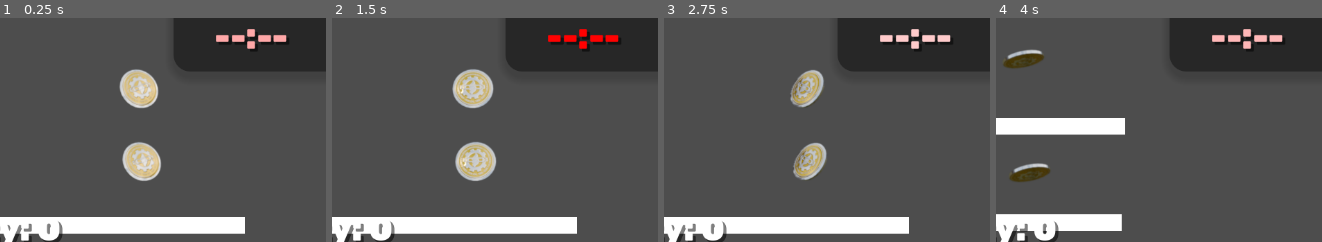
Above: before the commit, frames 1-4 (left to right).
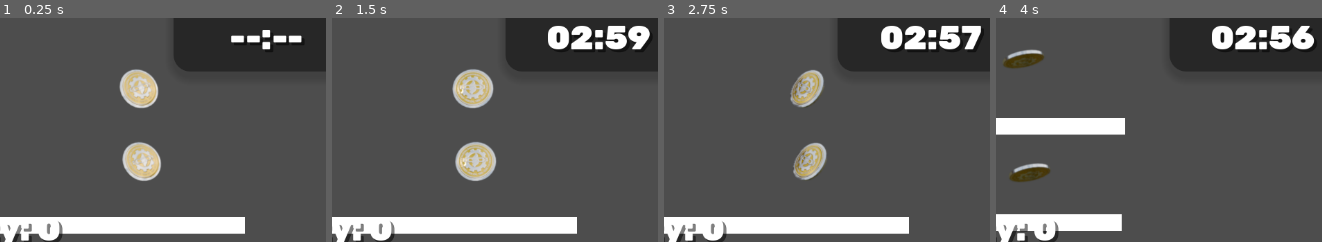
Above: after the commit, the same moments.

Repository: Moderrek/project-ricochet
Game: Godot game, scene res://scenes/levels/level_test.tscn
The game is run twice, just before and just after one commit, with the same random seed, the same clock (stepped at 60 frames per second) and the same inputs. This scene is started directly instead of the project's main scene. Sound files missing from this copy of the repository are replaced by a short silence.
Inputs (mouse positions are % of the whole screen's width and height, from its top left):
- Up to frame 1 (0.25 s): no input
- Up to frame 2 (1.5 s): tap Enter (ui_accept) at 0.5, 0.77 s; move the mouse to (55, 70) at 0.52 s; click (55, 70) at 0.67 s; drag from (98, 65) to (42, 19) at 1.27 s
- Up to frame 3 (2.75 s): move the mouse to (24, 35) at 2.02 s; click (24, 35) at 2.17 s
- Up to frame 4 (4 s): drag from (67, 50) to (42, 35) at 2.77 s; move the mouse to (43, 25) at 3.52 s; click (43, 25) at 3.67 s; tap Enter (ui_accept) at 3.77 s
The pictures show only the part of the screen within x 20-70%, y 3-53%; the shares and areas given below are measured in that part.

The runs differ from the first frame. In frame 1, 1.1% of the frame differs, in the area x 66-93%, y 4-15%; in frame 2, 2.6%; in frame 3, 2.5%; in frame 4, 2.6%, in the area x 66-98%, y 3-15%.

Commit message:
feat(game_manager, hud): enhance time tracking and UI updates with remaining time display

Diff:
--- a/autoloads/game_manager.gd
+++ b/autoloads/game_manager.gd
@@ -1,7 +1,7 @@
 extends Node
 
 signal time_out
-signal time_ticked(current_seconds: int)
+signal time_ticked(current_seconds: int, remaining_seconds: int)
 signal coins_changed(total_coins_collected: int)
 signal boost_changed(current_boost_level: float)
 @warning_ignore("unused_signal") # signal is used in player and camera, but not emitted in GameManager itself
@@ -27,9 +27,6 @@
 
 var _last_tick_seconds: int = -1
 
-func _ready() -> void:
-	_apply_responsive_scaling()
-
 func _process(delta) -> void:
 	if is_game_running:
 		_process_game(delta)
@@ -46,21 +43,11 @@
 
 	return player_scene.instantiate()
 
-func _apply_responsive_scaling() -> void:
-	var current_window_size = get_window().size
-	var is_mobile = OS.has_feature("mobile") or OS.has_feature("web_ios") or OS.has_feature("web_android")
-	var is_high_res = current_window_size.x >= 1920 or current_window_size.y >= 1080
-	if is_mobile or is_high_res:
-		var scale_factor = min(current_window_size.x / 1920.0, current_window_size.y / 1080.0)
-		get_window().content_scale_factor = scale_factor
-		print("Applied responsive scaling with factor: ", scale_factor)
-
-
 func start_game() -> void:
 	print("Starting game...")
 	_init_run_state()
 	current_level_index = 0
-	time_ticked.emit(int(timer_seconds))
+	time_ticked.emit(int(timer_seconds), int(get_remaining_time()))
 
 	var first_level = get_current_level_data()
 	if first_level:
@@ -110,7 +97,10 @@
 	boost_changed.emit(current_boost_level)
 
 func get_time_spent() -> float:
-	return game_time - timer_seconds
+	return timer_seconds
+
+func get_remaining_time() -> float:
+	return max(game_time - timer_seconds, 0.0)
 
 func restart_current_level() -> void:
 	call_deferred("_teleport_player_to_spawn")
@@ -152,22 +142,22 @@
 
 ## Internal game loop processing. Called from _process when game is running.
 func _process_game(delta: float) -> void:
-	_timer_drain(delta)
+	_timer(delta)
 	_boost_drain(delta)
 
-func _timer_drain(delta: float) -> void:
+func _timer(delta: float) -> void:
 	if not is_timer_active:
 		return
-	if timer_seconds <= 0.0:
+	if timer_seconds >= game_time:
 		return
 
 	# Draining time.
-	timer_seconds -= delta
+	timer_seconds += delta
 
 	# Checking for time out.
-	var time_over: bool = timer_seconds <= 0.0
+	var time_over: bool = timer_seconds >= game_time
 	if time_over:
-		timer_seconds = 0.0
+		timer_seconds = game_time
 		is_timer_active = false
 		is_game_running = false
 		time_out.emit()
@@ -178,7 +168,7 @@
 	var current_sec = int(timer_seconds)
 	if current_sec != _last_tick_seconds:
 		_last_tick_seconds = current_sec
-		time_ticked.emit(current_sec)
+		time_ticked.emit(current_sec, int(get_remaining_time()))
 
 func _boost_drain(delta: float) -> void:
 	if current_boost_level <= 0.0:
--- a/scenes/ui/hud.gd
+++ b/scenes/ui/hud.gd
@@ -4,7 +4,7 @@
 var _coin_tween: Tween
 var _boost_tween: Tween
 
-@onready var time_label = $Panel/TimeLabel
+@onready var time_label = $Panel/CenterContainer/TimeLabel
 @onready var coin_label = $Control/MarginContainer/HBoxContainer/CoinLabel
 @onready var boost_bar  = $BoostBar
 
@@ -16,6 +16,7 @@
 	GameManager.time_ticked.connect(_on_time_ticked)
 
 	_update_coins(GameManager.current_collected_coins)
+	_on_time_ticked(int(GameManager.timer_seconds), int(GameManager.get_remaining_time()))
 
 	boost_bar.max_value  = GameManager.max_boost
 	boost_bar.value      = GameManager.current_boost_level
@@ -23,7 +24,7 @@
 
 func _process(_delta):
 	if GameManager.is_timer_active:
-		if GameManager.timer_seconds <= 30.0:
+		if GameManager.get_remaining_time() <= 30.0:
 			var pulse = (sin(Time.get_ticks_msec() / 150.0) + 1.0) / 2.0
 			time_label.modulate = Color(1.0, pulse, pulse)
 		else:
@@ -48,14 +49,16 @@
 	_coin_tween.tween_property(coin_label, "scale", Vector2(1.0, 1.0), 0.15).set_trans(Tween.TRANS_QUAD).set_ease(Tween.EASE_IN)
 	_coin_tween.parallel().tween_property(coin_label, "modulate", Color.WHITE, 0.15)
 
-func _on_time_ticked(current_seconds: int) -> void:
-	if current_seconds <= 0:
+func _on_time_ticked(current_seconds: int, remaining_seconds: int) -> void:
+	if not time_label:
+		return
+	if current_seconds == 0 or remaining_seconds < 0:
 		time_label.text = "--:--"
 		return
 
 	@warning_ignore("integer_division")
-	var minutes: int = current_seconds / 60
-	var seconds: int = current_seconds % 60
+	var minutes: int = remaining_seconds / 60
+	var seconds: int = remaining_seconds % 60
 
 	time_label.text = "%02d:%02d" % [minutes, seconds]
 
--- a/scenes/ui/hud.tscn
+++ b/scenes/ui/hud.tscn
@@ -42,6 +42,7 @@
 
 [node name="CoinLabel" type="Label" parent="Control/MarginContainer/HBoxContainer" unique_id=277786247]
 layout_mode = 2
+tooltip_text = "Ilość zebranych monet"
 theme_override_colors/font_color = Color(1, 1, 1, 1)
 theme_override_colors/font_shadow_color = Color(0, 0, 0, 0.5019608)
 theme_override_constants/shadow_offset_x = 4
@@ -60,13 +61,18 @@
 grow_horizontal = 2
 theme_override_styles/panel = SubResource("StyleBoxFlat_0mwgc")
 
-[node name="TimeLabel" type="Label" parent="Panel" unique_id=1092580615]
-layout_mode = 0
-offset_left = 59.0
-offset_top = 18.0
-offset_right = 862.0
-offset_bottom = 75.0
+[node name="CenterContainer" type="CenterContainer" parent="Panel" unique_id=1249902653]
+layout_mode = 1
+anchors_preset = 15
+anchor_right = 1.0
+anchor_bottom = 1.0
+grow_horizontal = 2
+grow_vertical = 2
+
+[node name="TimeLabel" type="Label" parent="Panel/CenterContainer" unique_id=1092580615]
+layout_mode = 2
 size_flags_horizontal = 3
+tooltip_text = "Pozostały czas do końca gry"
 theme_override_colors/font_color = Color(1, 1, 1, 1)
 theme_override_colors/font_shadow_color = Color(0, 0, 0, 0.5019608)
 theme_override_constants/shadow_offset_x = 4
@@ -84,6 +90,7 @@
 offset_right = 509.0
 offset_bottom = -14.0
 grow_vertical = 0
+tooltip_text = "Poziom naładowania kawą"
 theme_override_styles/fill = SubResource("StyleBoxFlat_hqnrr")
 value = 59.36
 show_percentage = false
